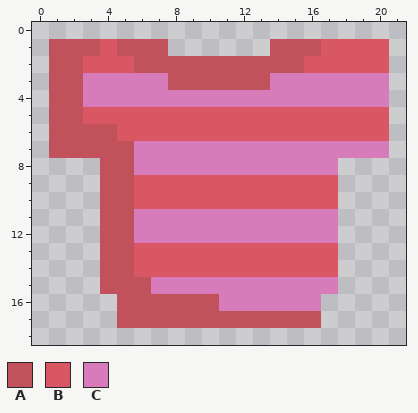
Pixel-art file, stored at Assets/Shirt Stripes.aseprite. The picture above is the old version.
22x19 pixels, 1 frame.
Palette (. is transparent): A #c1515b  B #d95763  C #d77bba
Pixels before, first column x 1:
 1 AAABAAA......AAABBBB
 2 AABBBAAAAAAAAAABBBBB
 3 AACCCCCAAAAAACCCCCCC
 4 AACCCCCCCCCCCCCCCCCC
 5 AABBBBBBBBBBBBBBBBBB
 6 AAAABBBBBBBBBBBBBBBB
 7 AAAAACCCCCCCCCCCCCCC
 8 ...AACCCCCCCCCCCC...
 9 ...AABBBBBBBBBBBB...
10 ...AABBBBBBBBBBBB...
11 ...AACCCCCCCCCCCC...
12 ...AACCCCCCCCCCCC...
13 ...AABBBBBBBBBBBB...
14 ...AABBBBBBBBBBBB...
15 ...AAACCCCCCCCCCC...
16 ....AAAAAACCCCCC....
17 ....AAAAAAAAAAAA....
The same view after the edit:
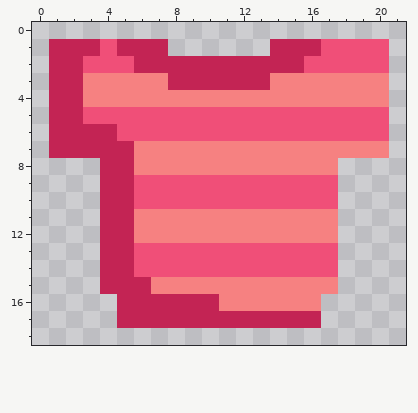
The edit:
colour A: #c1515b -> #c32454
colour B: #d95763 -> #f04f78
colour C: #d77bba -> #f68181
